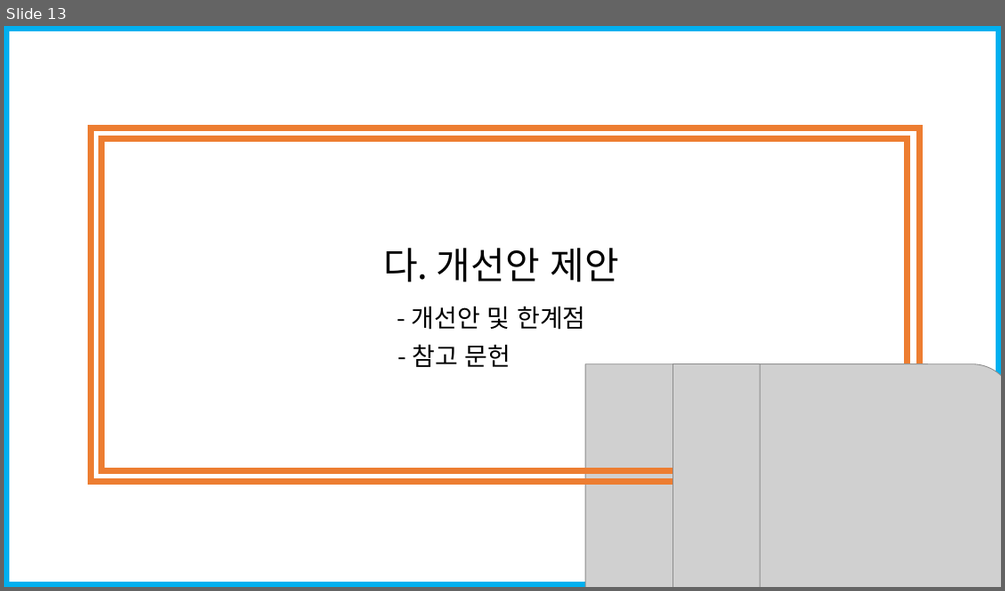
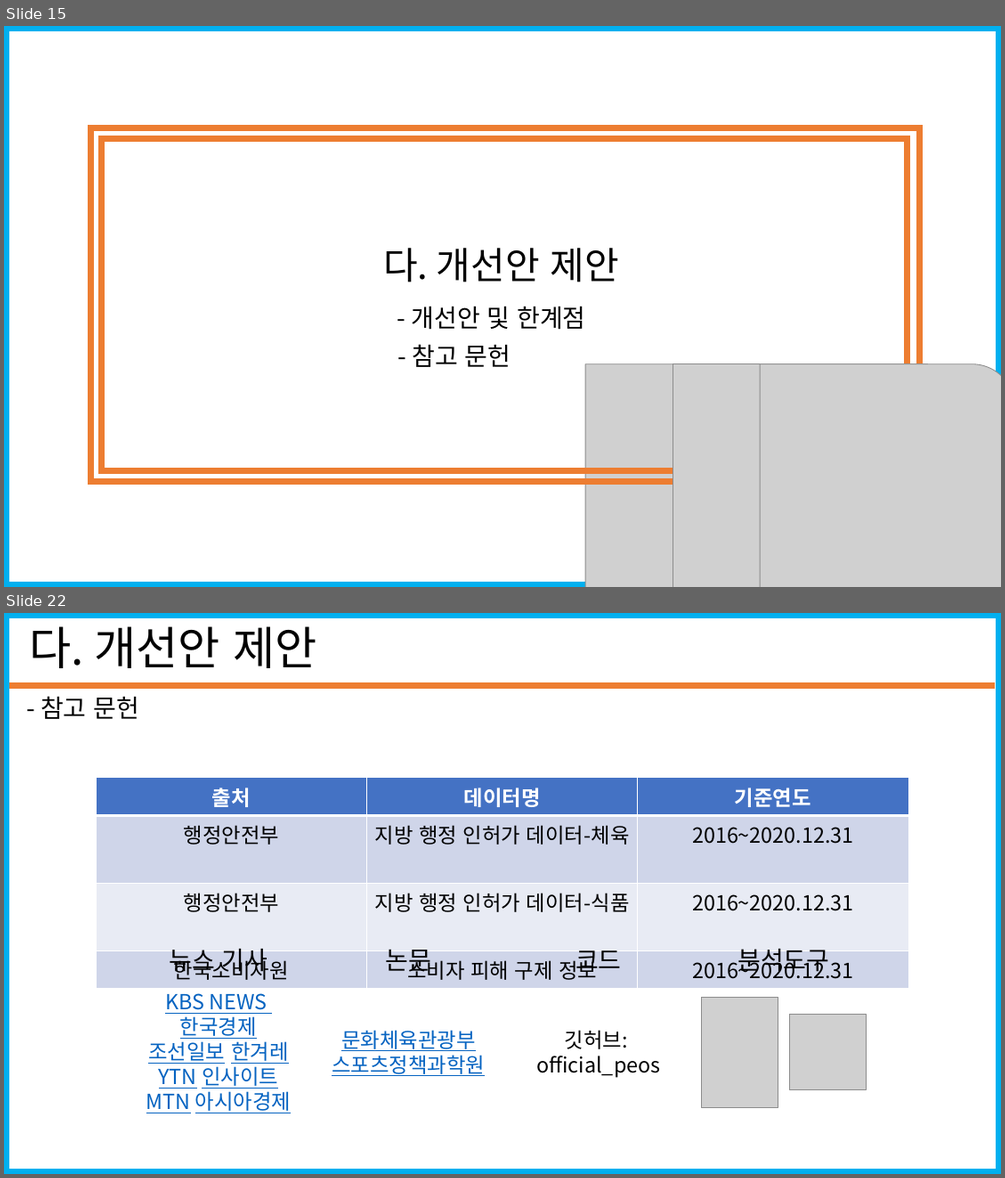
Before and after one commit to seungjae1162/SportsData, a slide deck: standard_in_2020-12-31/코로나19에따른 스포츠시설 폐업 수(20201228_20210103).pptx. Shown one above the other, each under a label of ours: slide 13 before the commit, slides 15 and 22 after it; the slides between them are not shown. The pictures are 1005x591 and 1005x1178 pixels, drawn with LibreOffice and Linux fonts; fonts in the diff are those of the drawing; grey boxes stand for pictures. Boxes give left, top, right and bottom in pixels: in the first picture for what was removed or moved away, otherwise in the second. Text is boxed around its words. In the diff, an @@ line names an element or a change of style, - is before the commit and + after.

```diff
--- a/standard_in_2020-12-31/코로나19에따른 스포츠시설 폐업 수(20201228_20210103).pptx
+++ b/standard_in_2020-12-31/코로나19에따른 스포츠시설 폐업 수(20201228_20210103).pptx
@@ slide 22 added at <box>4,613,1001,1174</box>, background #FFFFFF; not listed: 1 template element that a slide beside it also shows @@
@@ text added at <box>29,626,316,668</box>, 44 pt, text #000000 @@
+다. 개선안 제안
@@ line added from (9, 686) to (995, 686), #ED7D31 6 pt @@
@@ text added at <box>40,696,139,719</box>, 24 pt, text #000000 @@
+- 참고 문헌
@@ table added at <box>96,778,908,983</box>, 4 rows, 3 columns @@
+출처 | 데이터명 | 기준연도
+행정안전부 | 지방 행정 인허가 데이터-체육 | 2016~2020.12.31
+행정안전부 | 지방 행정 인허가 데이터-식품 | 2016~2020.12.31
+한국소비자원 | 소비자 피해 구제 정보 | 2016~2020.12.31
@@ group added at <box>146,949,866,1113</box>: 7 texts, 2 pictures @@
+뉴스 기사
+KBS NEWS
+한국경제
+조선일보 한겨레
+YTN 인사이트
+MTN 아시아경제
+논문
+문화체육관광부
+스포츠정책과학원
+분석도구
+코드
+깃허브:
+official_peos
@@ what was slide 13 is now slide 15 @@
```
Also in this commit, not shown: 8 slides changed, 5 other slides added.
